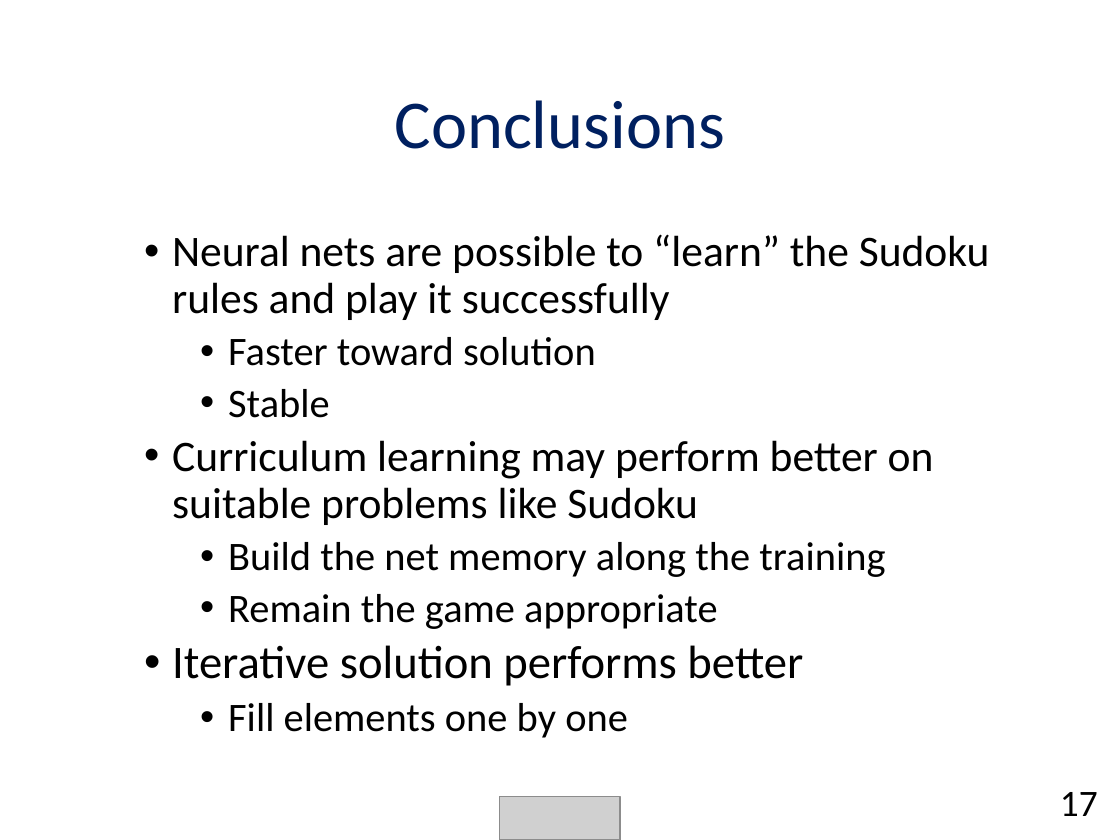
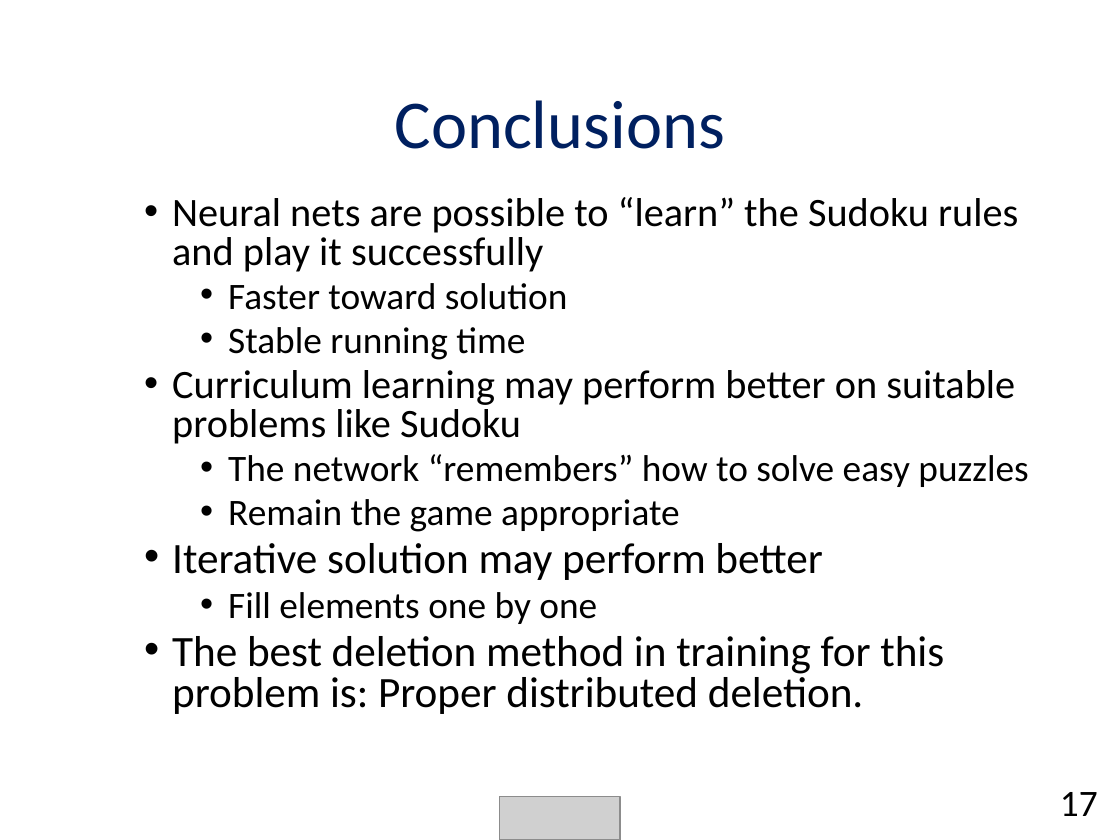
Before and after one commit to chendudai/Sudoku, a slide deck: slide 17 of Presentation/final_presentation.pptx. Drawn at 1120x840 pixels with LibreOffice and Linux fonts; fonts in the diff are those of the drawing; grey boxes stand for pictures. Boxes give left, top, right and bottom in pixels: in the first picture for what was removed or moved away, otherwise in the second. Text is boxed around its words. In the diff, an @@ line names an element or a change of style, - is before the commit and + after.

```diff
--- a/Presentation/final_presentation.pptx
+++ b/Presentation/final_presentation.pptx
@@ text "Neural nets are possible to ...": place and size @@
-text "Neural nets are possible to ..." at <box>172,234,990,738</box>
+text "Neural nets are possible to ..." at <box>172,197,1028,714</box>
@@ text at <box>172,197,1018,624</box>: size 28 to 25.9 pt in "Neural nets are possible to “learn” the ...", "Curriculum learning may perform better on suitable ..."; size 26 to 24.1 pt in "Faster toward solution", "Remain the game appropriate", "Fill elements one by one"; line spacing 0.9 to 0.8 @@
@@ text at <box>228,327,525,360</box>: text changed; size 26 to 24.1 pt @@
-    • Stable
+    • Stable running time
@@ text at <box>228,454,1028,487</box>: text changed; size 26 to 24.1 pt @@
-    • Build the net memory along the training
+    • The network “remembers” how to solve easy puzzles
@@ text at <box>172,543,822,580</box>: text changed; size 30 to 27.8 pt @@
-  • Iterative solution performs better
+  • Iterative solution may perform better
@@ text at <box>172,636,944,714</box>: paragraph added @@
+  • The best deletion method in training for this problem is: Proper distributed deletion.
```
